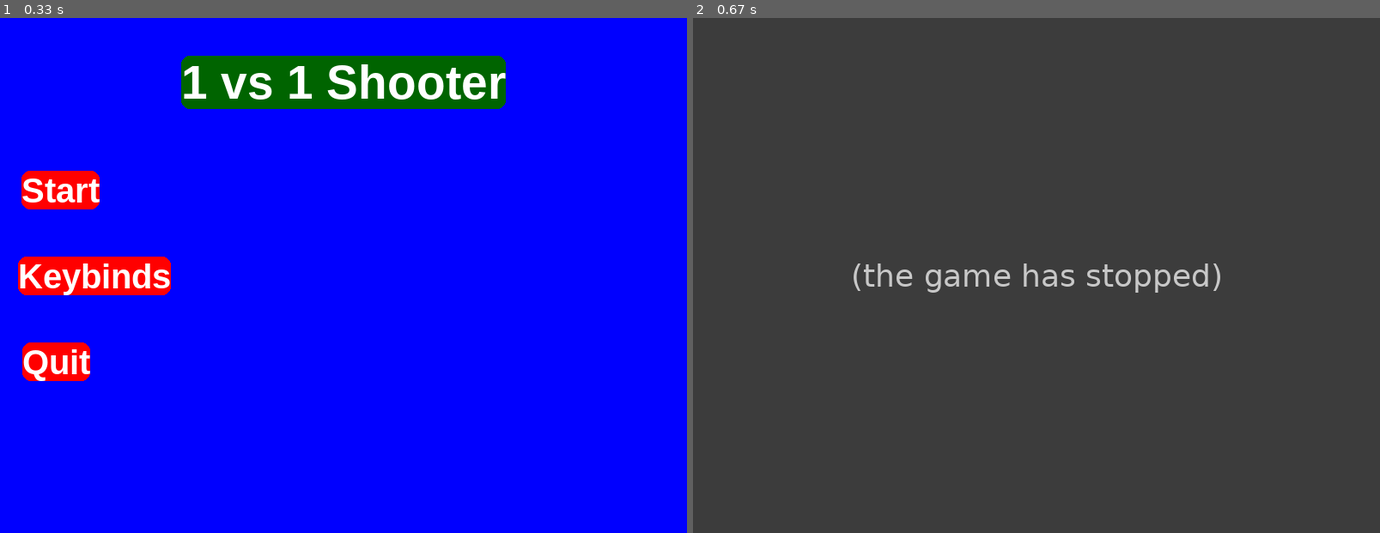
Above: before the commit, frames 1-2 (left to right).
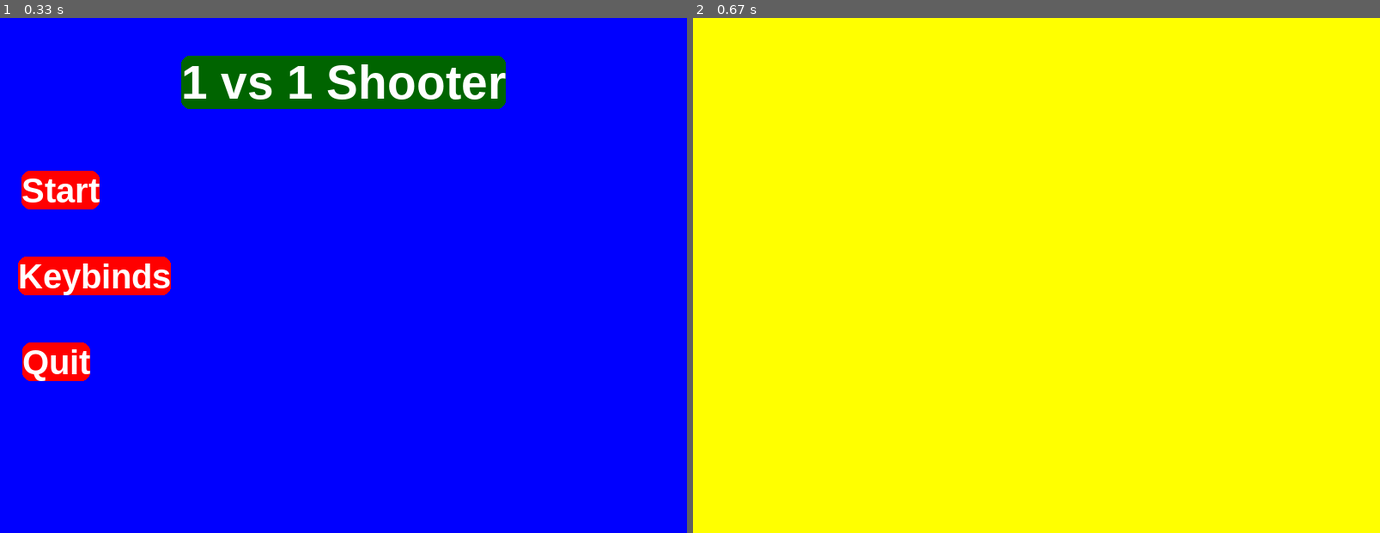
Above: after the commit, the same moments.

Repository: 25-26-1AHIF/pygameproject-1v1_shooter
Game: pygame game, started from main.py
Two runs of this game, one before a commit and one after it. Both use one fixed random seed, a clock stepped at 60 frames per second and the inputs below.
Inputs:
- Up to frame 1 (0.33 s): no input
- Up to frame 2 (0.67 s): click "Keybinds" at 0.38 s

Frame 1 is identical in both runs. In frame 2, 100% of the frame differs, in the area x 0-100%, y 0-100%.
Error before the commit: AttributeError: type object 'GameScreens' has no attribute 'SETTINGS' (main.py line 40); the game stopped at 0.38 s (later frames are placeholders)

Commit message:
Keybinds Seite
Signed-off-by: Liam <liam.kaunelis@student.htl-rankweil.at>

Diff:
--- a/GameVariables/GameVariables.py
+++ b/GameVariables/GameVariables.py
@@ -20,4 +20,6 @@
     MENUE = "MENUE"
     PLAY = "PLAY"
     EXIT = "EXIT"
+    PAUSE = "PAUSE"
+    SETTINGS = "SETTINGS"
     actual = MENUE
